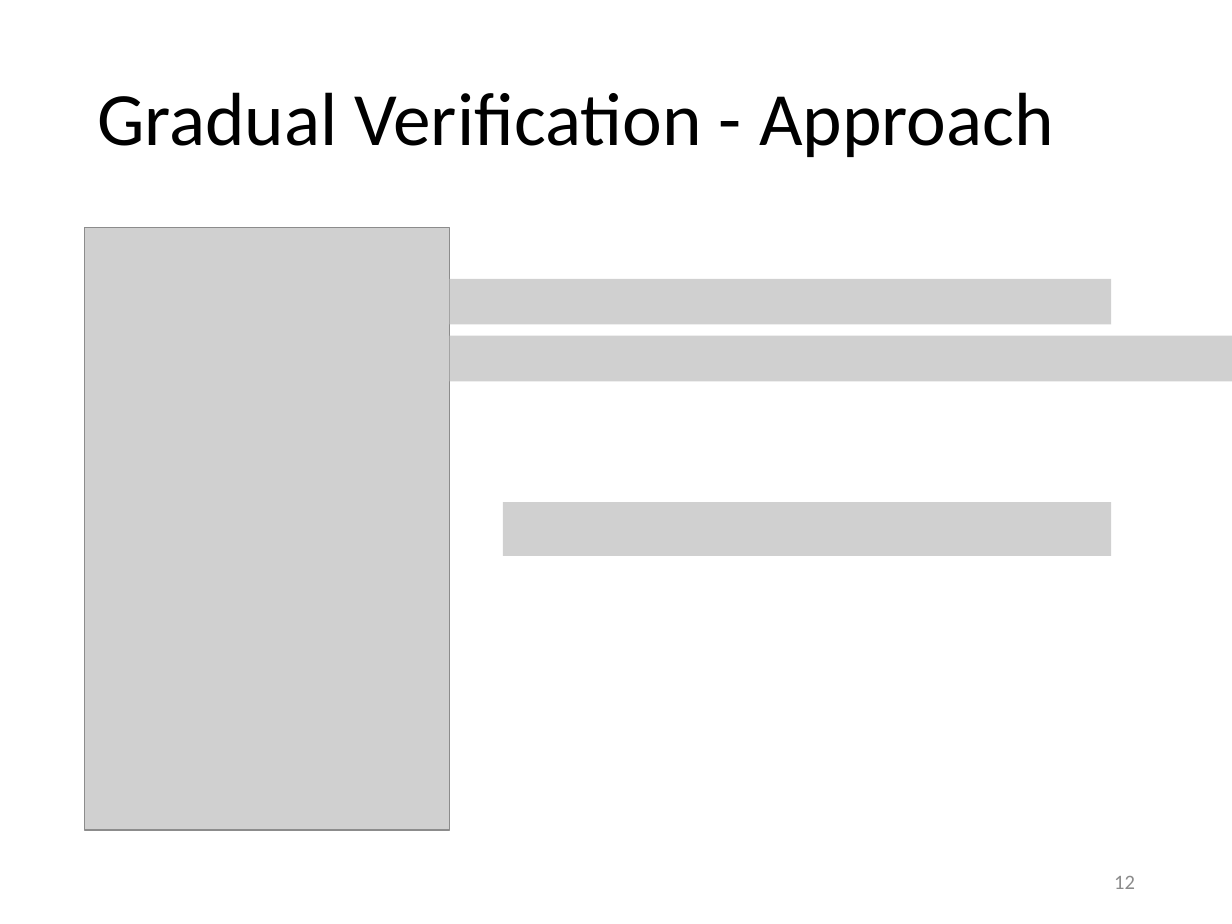
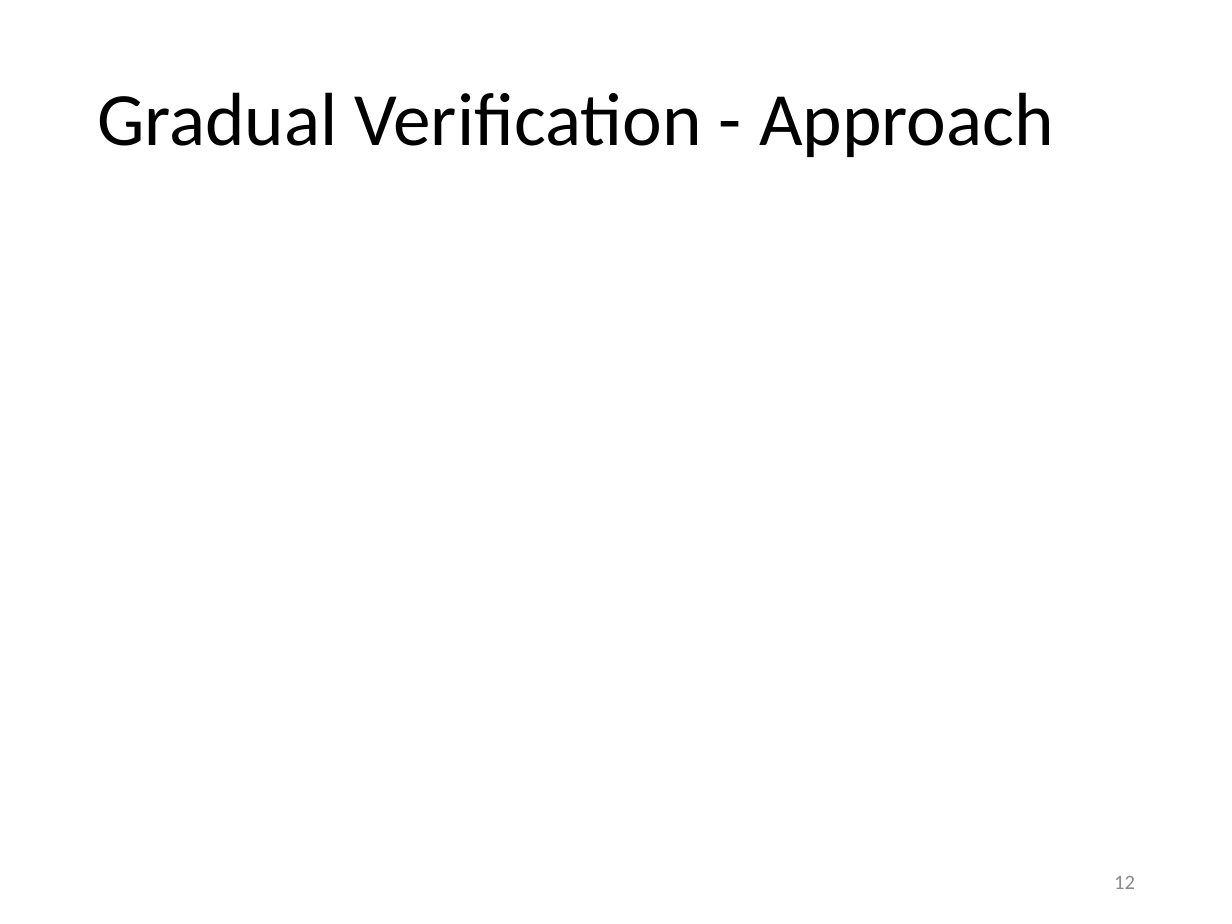
Before and after one commit to olydis/GradVerThesis, a slide deck: slide 12 of presentation/PLunch.pptx. Drawn at 1232x924 pixels with LibreOffice and Linux fonts; fonts in the diff are those of the drawing; grey boxes stand for pictures. Boxes give left, top, right and bottom in pixels: in the first picture for what was removed or moved away, otherwise in the second. Text is boxed around its words. In the diff, an @@ line names an element or a change of style, - is before the commit and + after.

```diff
--- a/presentation/PLunch.pptx
+++ b/presentation/PLunch.pptx
@@ picture removed at [85, 228, 450, 830] @@
@@ picture removed at [450, 278, 1111, 324] @@
@@ picture removed at [450, 336, 1232, 382] @@
@@ picture removed at [503, 501, 1111, 556] @@
```
Also in this commit, not shown: 6 other slides changed, 1 slide added, 4 other files.
